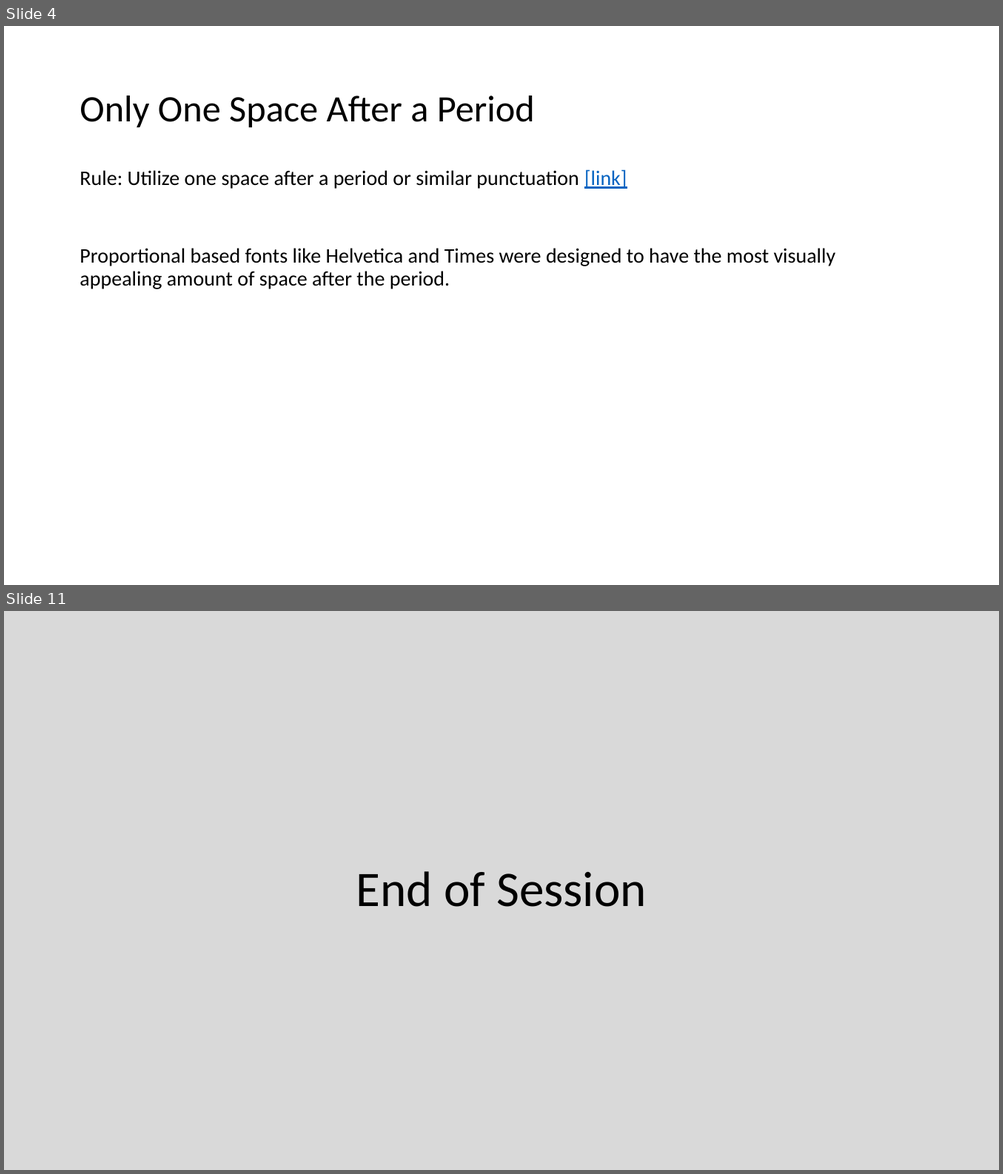
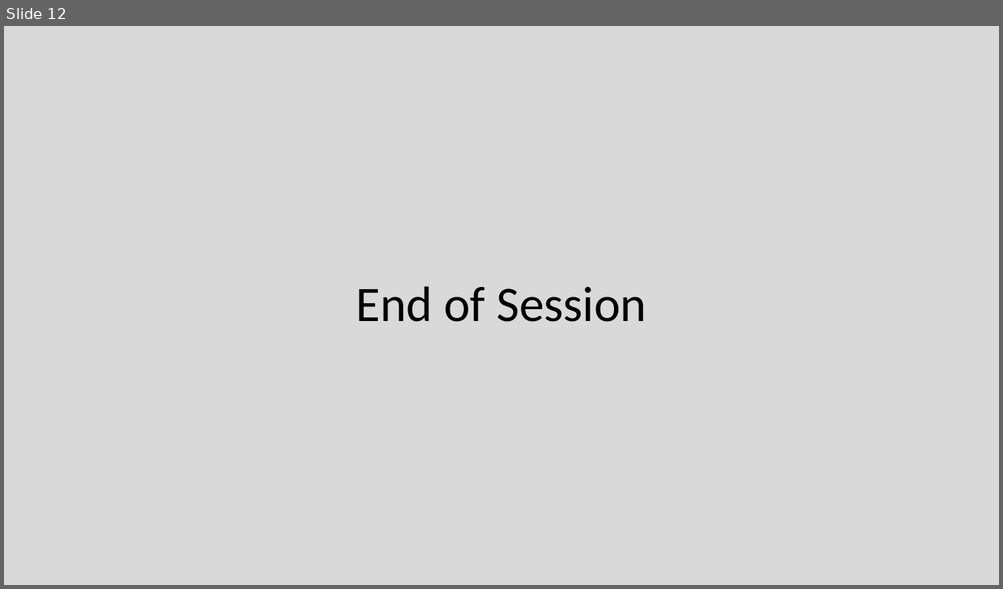
Before and after one commit to EricJPogue/CPSC-24500, a slide deck: lecture-slides/2019-09-06-oop.pptx. Shown one above the other, each under a label of ours: slides 4 and 11 before the commit, slide 12 after it; the slides between them are not shown. The pictures are 1003x1174 and 1003x589 pixels, drawn with LibreOffice and Linux fonts; fonts in the diff are those of the drawing. Boxes give left, top, right and bottom in pixels: in the first picture for what was removed or moved away, otherwise in the second. Text is boxed around its words. In the diff, an @@ line names an element or a change of style, - is before the commit and + after.

```diff
--- a/lecture-slides/2019-09-06-oop.pptx
+++ b/lecture-slides/2019-09-06-oop.pptx
@@ slide 4 removed at (x1=4, y1=26, x2=999, y2=585), background #FFFFFF @@
@@ title removed at (x1=79, y1=96, x2=535, y2=127) @@
-Only One Space After a Period
@@ text removed at (x1=79, y1=170, x2=836, y2=289) @@
-Rule: Utilize one space after a period or similar punctuation [link]
-Proportional based fonts like Helvetica and Times were designed to have the most visually appealing amount of space after the period.
@@ what was slide 11 is now slide 12 @@
```
Also in this commit, not shown: 4 slides changed, 10 slides added, 5 other slides removed, 3 other files.
